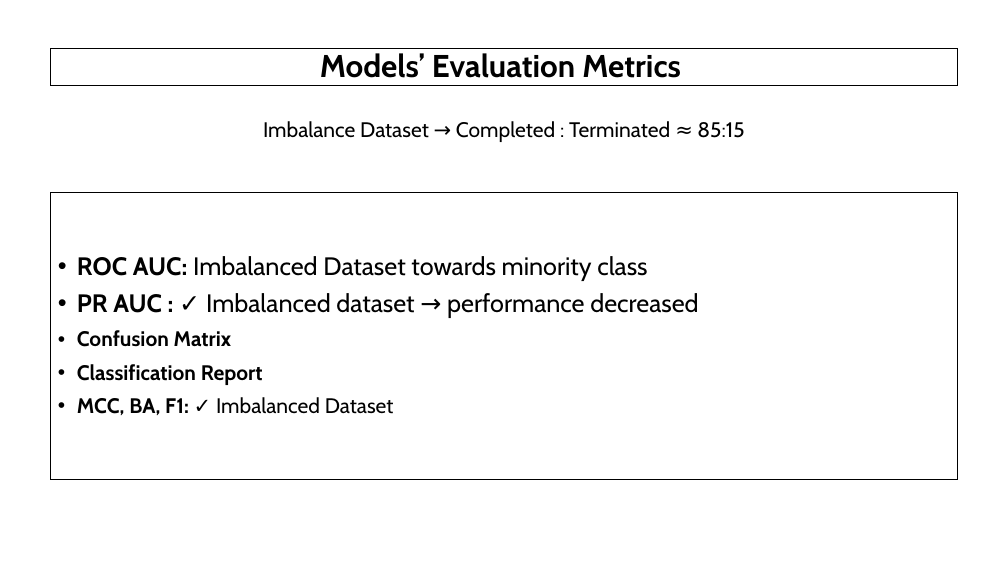
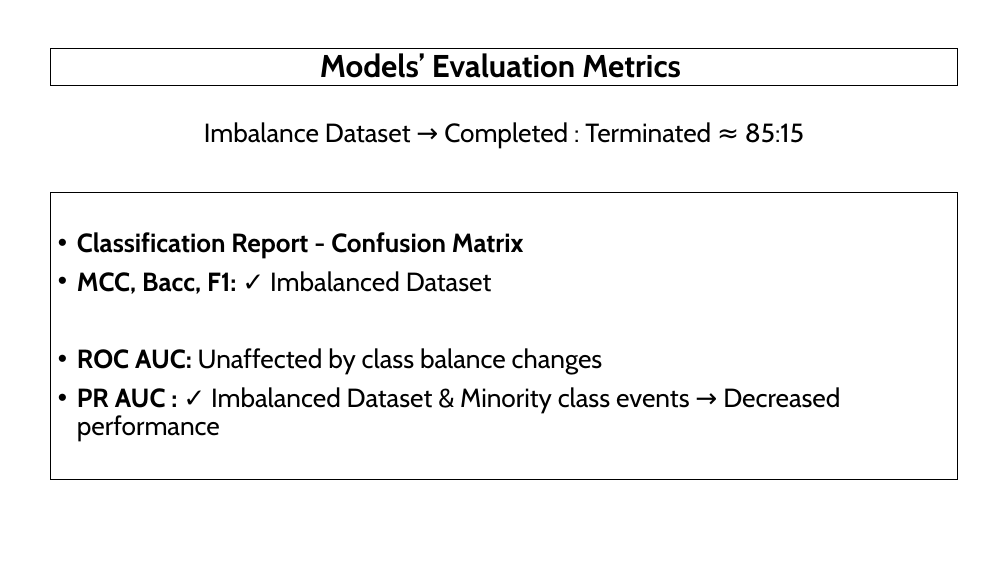
Before and after one commit to AndreouEugenia/Thesis, a slide deck: slide 14 of Thesis_Presentation.pptx (slide 17 before the commit). Drawn at 1008x567 pixels with LibreOffice and Linux fonts; fonts in the diff are those of the drawing; background and template pictures are left out. Boxes give left, top, right and bottom in pixels: in the first picture for what was removed or moved away, otherwise in the second. Text is boxed around its words. In the diff, an @@ line names an element or a change of style, - is before the commit and + after.

```diff
--- a/Thesis_Presentation.pptx
+++ b/Thesis_Presentation.pptx
@@ text "Imbalance Dataset → Completed : ..." at [204,122,804,149]: size 20 to 25 pt @@
@@ text at [77,232,840,442]: text changed; size 24 to 25 pt @@
-• ROC AUC: Imbalanced Dataset towards minority class
-• PR AUC : ✓ Imbalanced dataset → performance decreased
-• Confusion Matrix
-• Classification Report
-• MCC, BA, F1: ✓ Imbalanced Dataset
+• Classification Report - Confusion Matrix
+• MCC, Bacc, F1: ✓ Imbalanced Dataset
+• ROC AUC: Unaffected by class balance changes
+• PR AUC : ✓ Imbalanced Dataset & Minority class events → Decreased performance
```
Also in this commit, not shown: 16 other slides changed, 4 slides added, 3 slides removed, 11 other files.
